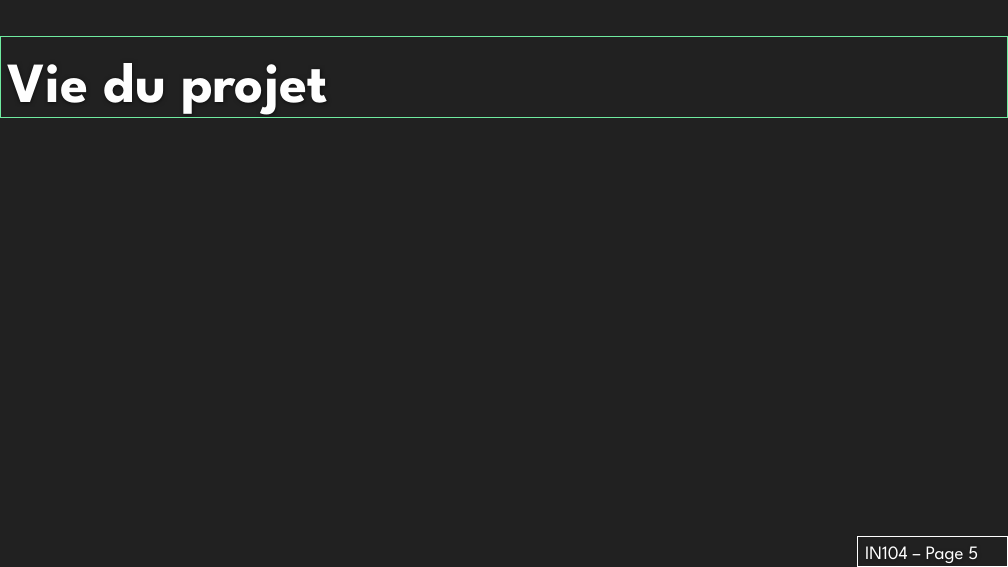
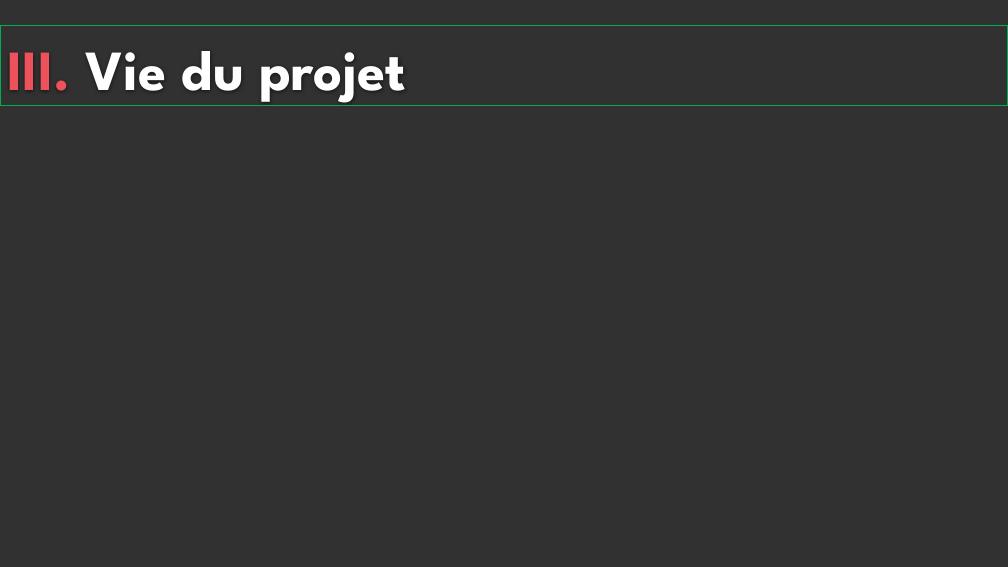
Before and after one commit to laurentlam/labyrinth_solving, a slide deck: slide 8 of Livrables/Présentation.pptx (slide 5 before the commit). Drawn at 1008x567 pixels with LibreOffice and Linux fonts; fonts in the diff are those of the drawing; background and template pictures are left out. Boxes give left, top, right and bottom in pixels: in the first picture for what was removed or moved away, otherwise in the second. Text is boxed around its words. In the diff, an @@ line names an element or a change of style, - is before the commit and + after.

```diff
--- a/Livrables/Présentation.pptx
+++ b/Livrables/Présentation.pptx
@@ background #212121 to #313131 @@
@@ title "III. Vie du projet": place and size @@
-title "III. Vie du projet" at (0, 37, 1008, 117)
+title "III. Vie du projet" at (0, 26, 1008, 106)
@@ title "III. Vie du projet" at (0, 26, 1008, 106): outline #6FEBA0 0.75 pt to #00B050 0.75 pt @@
@@ title at (8, 51, 406, 106): text changed @@
-Vie du projet
+III. Vie du projet
@@ rectangle removed at (858, 537, 1008, 567) @@
-IN104 – Page 5
```
Also in this commit, not shown: 4 other slides changed, 6 slides added, 3 slides removed.
